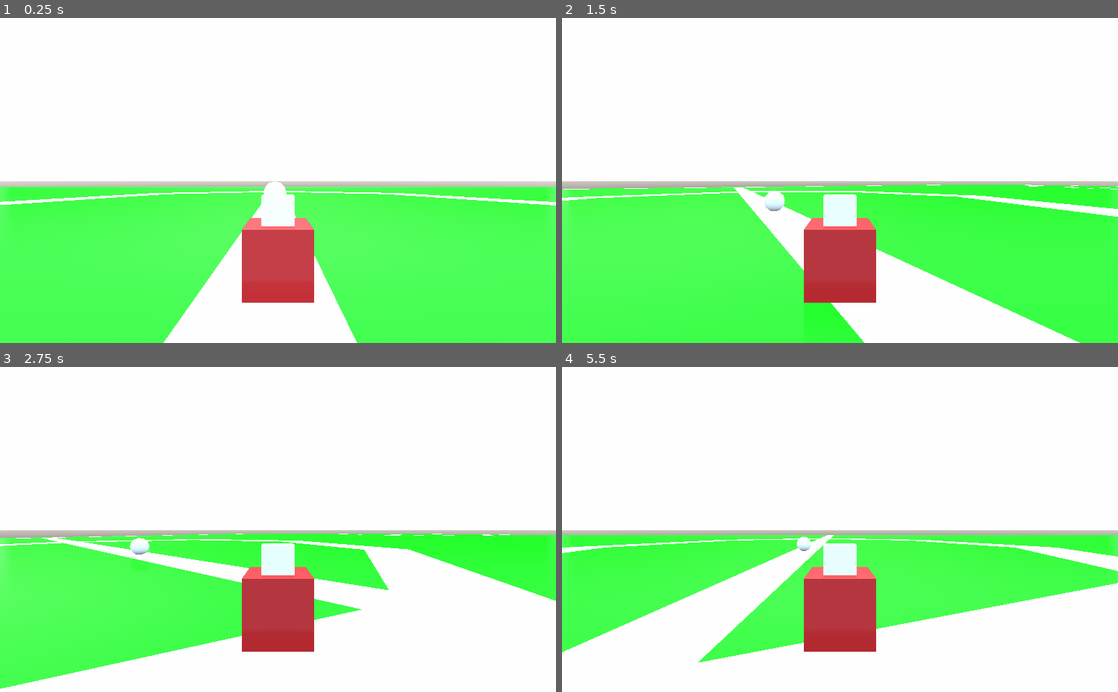
Above: before the commit, frames 1-4 (two rows, left to right).
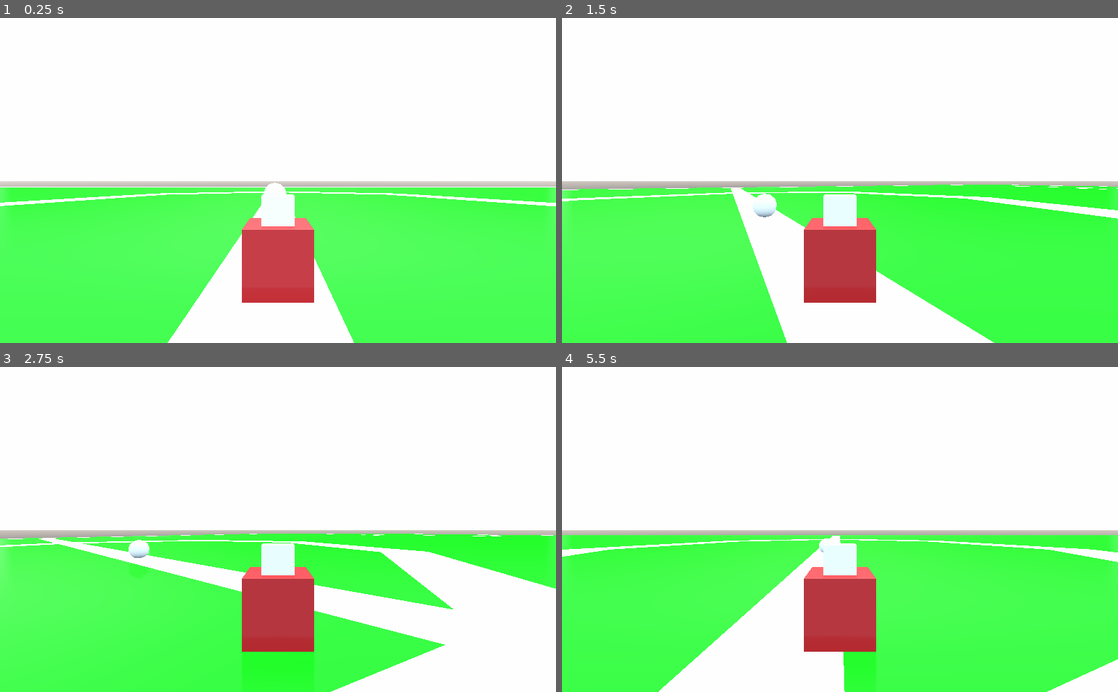
Above: after the commit, the same moments.

Repository: filpatterson/GoDotSoccer
Game: Godot game, scene res://godotsoccer.tscn
Same seed, same stepped clock (60 frames per second), same inputs: the game is played once before the commit and once after it.
Inputs:
- Up to frame 1 (0.25 s): no input
- Up to frame 2 (1.5 s): tap Enter at 0.5 s; hold D (move_right) 0.53-1.28 s; hold R 0.53-1.28 s; hold S (move_backward) from 1.28 s (still down); tap N at 1.35 s
- Up to frame 3 (2.75 s): release S (move_backward) at 2.03 s; hold D (move_right) from 2.03 s (still down); hold R from 2.03 s (still down)
- Up to frame 4 (5.5 s): release D (move_right) at 2.78 s; release R at 2.78 s; hold W (move_forward) 2.78-3.53 s; tap N at 2.85, 4.35 s; hold R 3.53-4.28 s; hold A (move_left) 3.53-5.03 s; hold S (move_backward) from 5.03 s (still down); hold R from 5.03 s (still down)

The runs differ from the first frame. In frame 1, 0.9% of the frame differs, in the area x 0-100%, y 50-100%; in frame 2, 7.4%; in frame 3, 12%; in frame 4, 22%, in the area x 0-100%, y 51-100%.

Commit message:
velocity via acceleration and inertia, code refactor, small optimization, gate lines bug fix

Diff:
--- a/Player.gd
+++ b/Player.gd
@@ -1,14 +1,13 @@
 extends KinematicBody
 
-# Declare member variables here. Examples:
-# var a = 2
-# var b = "text"
+# movement constants
+const MAX_SPEED = 15
+const ACCELERATION = 1.3
+const INERTION = 1
 
-# constants used in movement function
-const SPEED = 10
-const GRAVITY = 0.98
-const ROTATE = 0.01
-var y_pos = 0
+# rotation speed and velocity vector
+const ROTATION_SPEED = 0.01
+var velocity = Vector3()
 
 # Called when the node enters the scene tree for the first time.
 func _ready():
@@ -19,38 +18,52 @@
 #	pass
 
 # function performs control over the player at each frame
+func _physics_process(delta):
+	# setting acceleration vector, required to estimate acceleration of player
+	var acceleration_vec = Vector3()
 
-func _physics_process(delta):
-	# initalization of 3d movement vector and changing value (speed) depending on pressed buttons
-	var movement_vec = Vector3()
 	if Input.is_action_pressed("move_forward"):
-		movement_vec.z -= 1
+		acceleration_vec.z -= 1
 	if Input.is_action_pressed("move_backward"):
-		movement_vec.z += 1
+		acceleration_vec.z += 1
 
-	# considering that project implements car movement and it is not possible to move left/right
-	# instantly here is applied rotation of the object. Considering that car is not able to turn
-	# if there is no velocity of the vehicle it is required to set rotation only in case of car
-	# movement.
 	if Input.is_action_pressed("move_right"):
-		rotate_y(-ROTATE)
+		rotate_y(-ROTATION_SPEED)
 	if Input.is_action_pressed("move_left"):
-		rotate_y(ROTATE)
+		rotate_y(ROTATION_SPEED)
 
-	# perform speed normalization and perform speed multiplication to speed up the vehicle
-	movement_vec = movement_vec.normalized()
-	movement_vec *= SPEED
-	movement_vec.y = 0
+	# perform vector normalization (evading errors of too many signals from button received)
+	acceleration_vec = acceleration_vec.normalized()
 
-	move_and_slide(transform.basis.xform(Vector3(0, y_pos, movement_vec.z)))
+	# considering that player controls a car it is required to set a model that will scale
+	# acceleration depending on the speed (higher speed is - lower acceleration is). Currently
+	# works with 4 levels of acceleration, can be changed in future
+	if velocity.z > MAX_SPEED / 2 || velocity.z < -MAX_SPEED / 2:
+		acceleration_vec *= ACCELERATION * 0.9
+		if velocity.z > MAX_SPEED / 1.4 || velocity.z < -MAX_SPEED / 1.4:
+			acceleration_vec *= ACCELERATION * 0.9
+			if velocity.z > MAX_SPEED / 1.1 || velocity.z < -MAX_SPEED / 1.1:
+				acceleration_vec *= ACCELERATION * 0.95
+	else:
+		acceleration_vec *= ACCELERATION
 
-	y_pos -= GRAVITY
-	print(delta)
+	velocity.z += acceleration_vec.z
 
+	# if car moves, then its acceleration is reduced by inertion
+	if velocity.z > 0:
+		velocity.z -= INERTION
+	if velocity.z < 0:
+		velocity.z += INERTION
 
-func manually_handle_collision():
-	var hitcount = get_slide_count()
-	if hitcount > 0:
-		var collision = get_slide_collision(0)
-		if collision.collider is RigidBody:
-			collision.collider.apply_impulse(collision.position, - collision.normal)
+	# car is unable to move higher than specified speed limit. Another option to reach the same
+	# result is total acceleration removal at stage of getting highest speed
+	if velocity.z > MAX_SPEED:
+		velocity.z = MAX_SPEED
+	elif velocity.z < -MAX_SPEED:
+		velocity.z = -MAX_SPEED
+
+	# apply velocity vector to the method responsible for movement
+	move_and_slide(transform.basis.xform(Vector3(0, 0, velocity.z)))
+
+	# for debug
+	print(velocity.z)
--- a/godotsoccer.tscn
+++ b/godotsoccer.tscn
@@ -115,29 +115,35 @@
 [node name="RightGateCircle" type="CSGCylinder" parent="CSGCombiner/Playfield"]
 transform = Transform( 1, 0, 0, 0, 1, 0, 0, 0, 1, -72.88, 0, 0 )
 radius = 11.0
+height = 1.01
 
 [node name="InnerSubstractionCylinder" type="CSGCylinder" parent="CSGCombiner/Playfield/RightGateCircle"]
 operation = 2
 radius = 9.5
+height = 1.01
 
 [node name="InnerSubstractionBox" type="CSGBox" parent="CSGCombiner/Playfield/RightGateCircle"]
 transform = Transform( 1, 0, 0, 0, 1, 0, 0, 0, 1, -6.11314, 0, 0 )
 operation = 2
 width = 10.0
+height = 1.01
 depth = 20.0
 
 [node name="LeftGateCircle" type="CSGCylinder" parent="CSGCombiner/Playfield"]
 transform = Transform( -0.999999, 0, -0.00102964, 0, 1, 0, 0.00102964, 0, -0.999999, 74.8241, 0, 0 )
 radius = 11.0
+height = 1.01
 
 [node name="InnerSubstractionCylinder" type="CSGCylinder" parent="CSGCombiner/Playfield/LeftGateCircle"]
 operation = 2
 radius = 9.5
+height = 1.01
 
 [node name="InnerSubstractionBox" type="CSGBox" parent="CSGCombiner/Playfield/LeftGateCircle"]
 transform = Transform( 1, 0, 0, 0, 1, 0, 0, 0, 1, -6.11314, 0, 0 )
 operation = 2
 width = 10.0
+height = 1.01
 depth = 20.0
 
 [node name="Player" type="KinematicBody" parent="CSGCombiner"]
